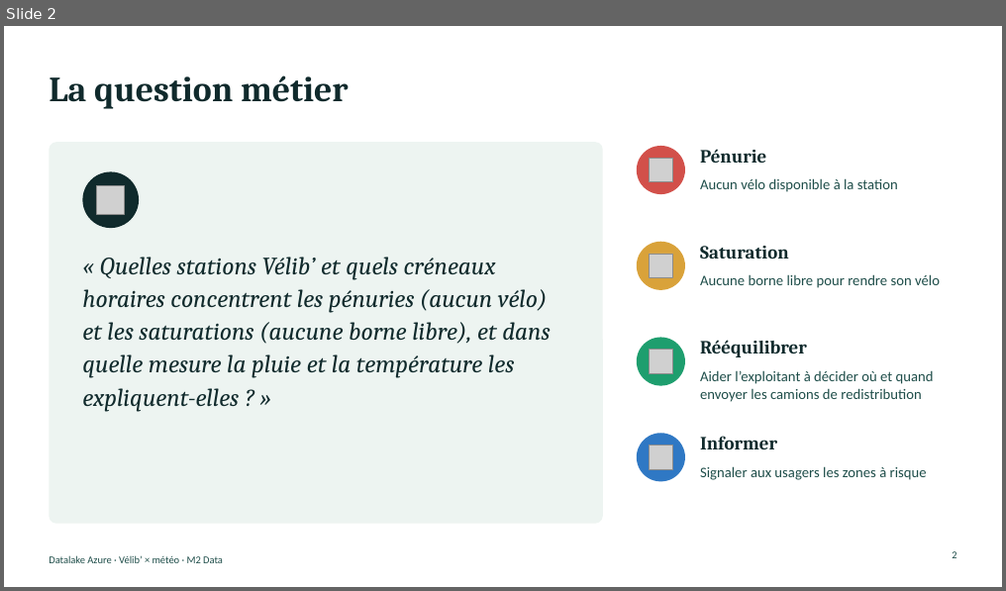
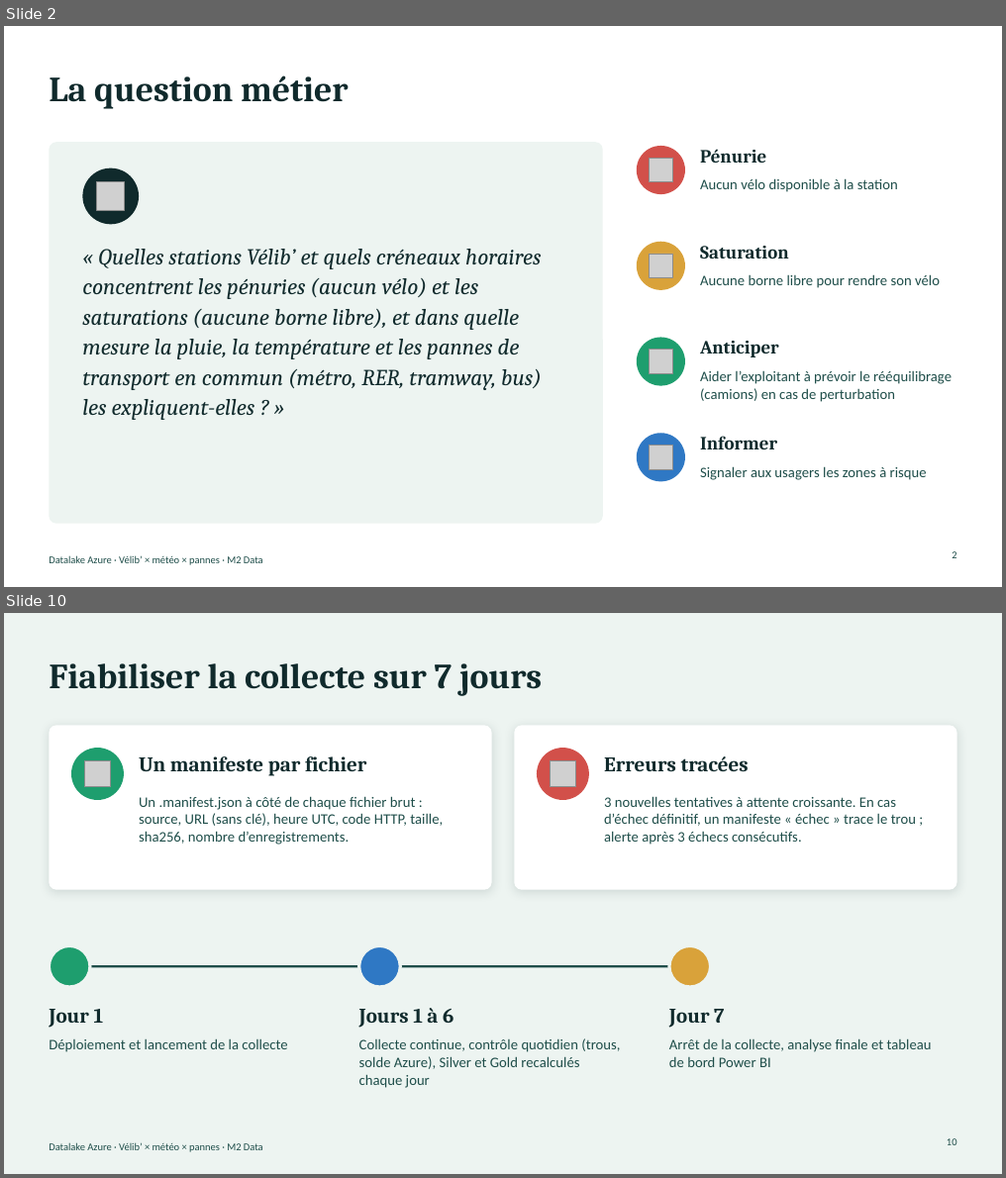
Before and after one commit to developpeur239/data-engineering-journey, a slide deck: fiche_sujet_velib_meteo.pptx. Shown one above the other, each under a label of ours: slide 2 before the commit, slides 2 and 10 after it; the slides between them are not shown. The pictures are 1006x591 and 1006x1178 pixels, drawn with LibreOffice and Linux fonts; fonts in the diff are those of the drawing; grey boxes stand for pictures. Boxes give left, top, right and bottom in pixels: in the first picture for what was removed or moved away, otherwise in the second. Text is boxed around its words. In the diff, an @@ line names an element or a change of style, - is before the commit and + after.

```diff
--- a/fiche_sujet_velib_meteo.pptx
+++ b/fiche_sujet_velib_meteo.pptx
@@ slide 10 added at (4, 613, 1002, 1174), background #EDF4F1; not listed: 1 template element that a slide beside it also shows @@
@@ title added at (49, 663, 542, 696), 34 pt, text #102A2C, bold @@
+Fiabiliser la collecte sur 7 jours
@@ rounded rectangle added at (49, 725, 492, 890), fill #FFFFFF @@
@@ rounded rectangle added at (515, 725, 957, 890), fill #FFFFFF @@
@@ ellipse added at (71, 748, 124, 800), fill #1E9E6E @@
@@ text added at (139, 757, 366, 776), 20 pt, text #102A2C, bold @@
+Un manifeste par fichier
@@ ellipse added at (537, 748, 589, 800), fill #D2504A @@
@@ text added at (604, 757, 748, 771), 20 pt, text #102A2C, bold @@
+Erreurs tracées
@@ picture added at (84, 761, 110, 787) @@
@@ picture added at (549, 761, 576, 787) @@
@@ text added at (139, 796, 443, 845), 14 pt, text #1F4E4A @@
+Un .manifest.json à côté de chaque fichier brut : source, URL (sans clé), heure UTC, code HTTP, taille, sha256, nombre d’enregistrements.
@@ text added at (604, 796, 916, 845), 14 pt, text #1F4E4A @@
+3 nouvelles tentatives à attente croissante. En cas d’échec définitif, un manifeste « échec » trace le trou ; alerte après 3 échecs consécutifs.
@@ ellipse added at (49, 947, 90, 987), fill #1E9E6E, outline #EDF4F1 3 pt @@
@@ line added from (70, 966) to (690, 966), #1F4E4A 2 pt @@
@@ ellipse added at (358, 947, 400, 987), fill #2F78C4, outline #EDF4F1 3 pt @@
@@ ellipse added at (669, 947, 711, 987), fill #D9A23A, outline #EDF4F1 3 pt @@
@@ text added at (49, 1009, 104, 1028), 20 pt, text #102A2C, bold @@
+Jour 1
@@ text added at (359, 1008, 453, 1028), 20 pt, text #102A2C, bold @@
+Jours 1 à 6
@@ text added at (669, 1009, 724, 1028), 20 pt, text #102A2C, bold @@
+Jour 7
@@ text added at (49, 1039, 287, 1053), 14 pt, text #1F4E4A @@
+Déploiement et lancement de la collecte
@@ text added at (359, 1039, 620, 1088), 14 pt, text #1F4E4A @@
+Collecte continue, contrôle quotidien (trous, solde Azure), Silver et Gold recalculés chaque jour
@@ text added at (669, 1039, 932, 1067), 14 pt, text #1F4E4A @@
+Arrêt de la collecte, analyse finale et tableau de bord Power BI
@@ page number added at (946, 1139, 957, 1146), 10 pt, text #1F4E4A @@
+10
@@ slide 2 changed as well @@
@@ ellipse: place and size @@
-ellipse at (82, 172, 139, 228)
+ellipse at (82, 169, 139, 224)
@@ picture: place and size @@
-picture at (97, 186, 126, 215)
+picture at (97, 182, 126, 211)
@@ text at (82, 249, 542, 420): text changed; size 24 to 22 pt @@
-« Quelles stations Vélib’ et quels créneaux horaires concentrent les pénuries (aucun vélo) et les saturations (aucune borne libre), et dans quelle mesure la pluie et la température les expliquent-elles ? »
+« Quelles stations Vélib’ et quels créneaux horaires concentrent les pénuries (aucun vélo) et les saturations (aucune borne libre), et dans quelle mesure la pluie, la température et les pannes de transport en commun (métro, RER, tramway, bus) les expliquent-elles ? »
@@ text at (700, 341, 779, 358): text changed @@
-Rééquilibrer
+Anticiper
@@ text at (700, 371, 951, 402): text changed @@
-Aider l’exploitant à décider où et quand envoyer les camions de redistribution
+Aider l’exploitant à prévoir le rééquilibrage (camions) en cas de perturbation
@@ text at (49, 556, 263, 566): text changed @@
-Datalake Azure · Vélib’ × météo · M2 Data
+Datalake Azure · Vélib’ × météo × pannes · M2 Data
```
Also in this commit, not shown: 11 other slides changed, 5 other slides added, 1 slide removed.
